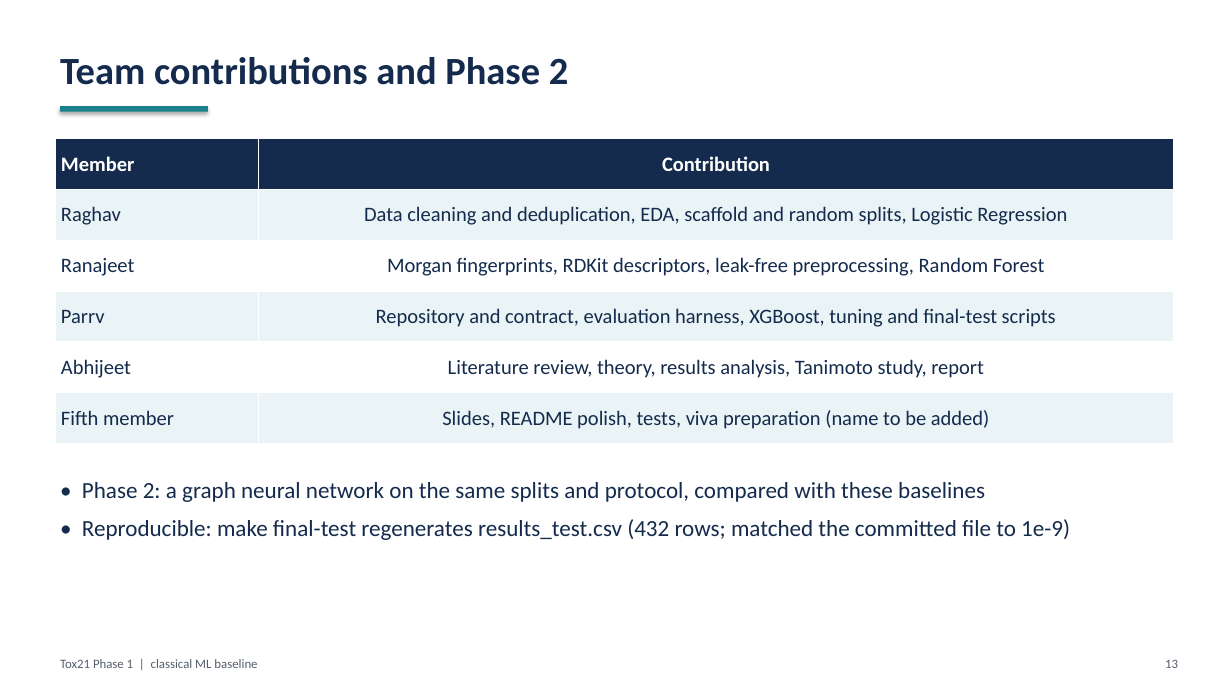
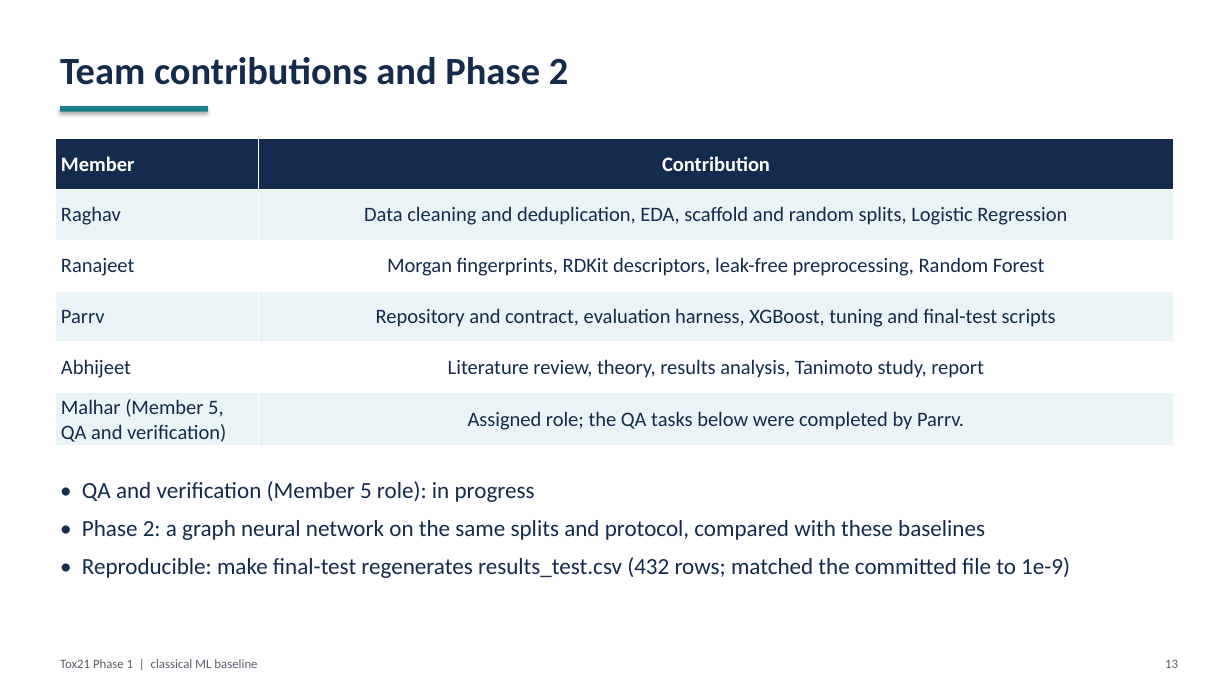
Before and after one commit to GabbyMymus/Molecular-Toxicity-Prediction, a slide deck: slide 13 of tox21-phase1/slides/tox21_phase1.pptx. Drawn at 1232x693 pixels with LibreOffice and Linux fonts; fonts in the diff are those of the drawing. Boxes give left, top, right and bottom in pixels: in the first picture for what was removed or moved away, otherwise in the second. Text is boxed around its words. In the diff, an @@ line names an element or a change of style, - is before the commit and + after.

```diff
--- a/tox21-phase1/slides/tox21_phase1.pptx
+++ b/tox21-phase1/slides/tox21_phase1.pptx
@@ table at box(55, 139, 1174, 446) @@
-row 6, column 1: Fifth member
+row 6, column 1: Malhar (Member 5, QA and verification)
-row 6, column 2: Slides, README polish, tests, viva preparation (name to be added)
+row 6, column 2: Assigned role; the QA tasks below were completed by Parrv.
@@ text at box(82, 481, 535, 502): paragraph added @@
+• QA and verification (Member 5 role): in progress
```
Also in this commit, not shown: 1 other slide changed, 2 other files.
